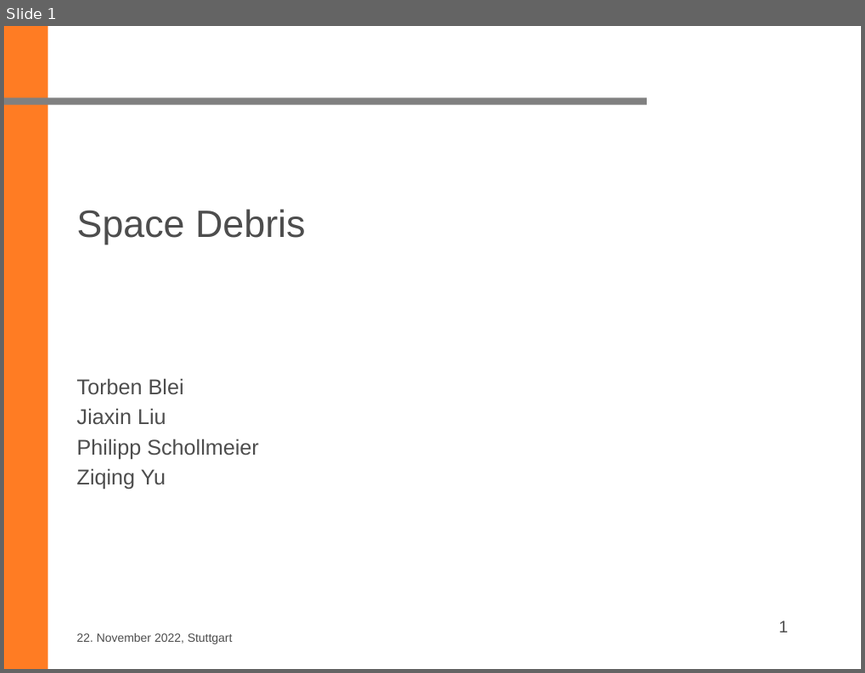
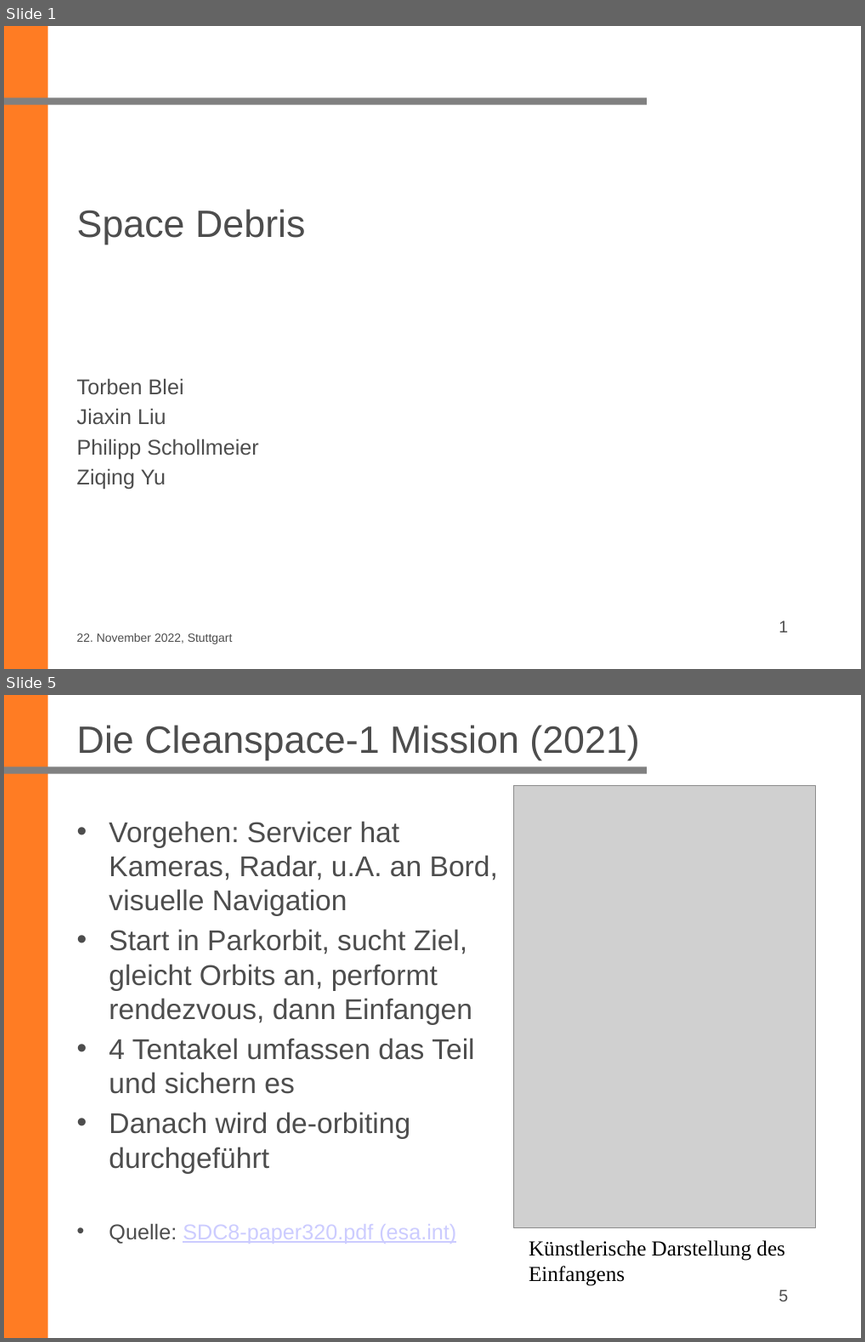
Before and after one commit to ziqing97/Seminar-Aktuelle-Geodaetische-Satelliten-missionen, a slide deck: Project_Space_Debris/vortrag/20221219_Philipp.pptx. Shown one above the other, each under a label of ours: slide 1 before the commit, slides 1 and 5 after it; the slides between them are not shown. The pictures are 865x673 and 865x1342 pixels, drawn with LibreOffice and Linux fonts; fonts in the diff are those of the drawing; grey boxes stand for pictures; background and template pictures are left out. Boxes give left, top, right and bottom in pixels: in the first picture for what was removed or moved away, otherwise in the second. Text is boxed around its words. In the diff, an @@ line names an element or a change of style, - is before the commit and + after.

```diff
--- a/Project_Space_Debris/vortrag/20221219_Philipp.pptx
+++ b/Project_Space_Debris/vortrag/20221219_Philipp.pptx
@@ slide 5 added at [4,695,861,1338], background #FFFFFF; not listed: 2 template elements that a slide beside it also shows @@
@@ title added at [77,725,639,760], 32 pt, text #4D4D4D @@
+Die Cleanspace-1 Mission (2021)
@@ picture added at [513,786,816,1227] @@
@@ text added at [109,821,498,1243], 24 pt, text #4D4D4D @@
+• Vorgehen: Servicer hat Kameras, Radar, u.A. an Bord, visuelle Navigation
+• Start in Parkorbit, sucht Ziel, gleicht Orbits an, performt rendezvous, dann Einfangen
+• 4 Tentakel umfassen das Teil und sichern es
+• Danach wird de-orbiting durchgeführt
+• Quelle: SDC8-paper320.pdf (esa.int)
@@ text added at [528,1240,785,1286], 18 pt, text #000000 @@
+Künstlerische Darstellung des Einfangens
@@ page number added at [778,1289,788,1301], 14 pt, text #4D4D4D @@
+5
```
Also in this commit, not shown: 5 other slides added.
